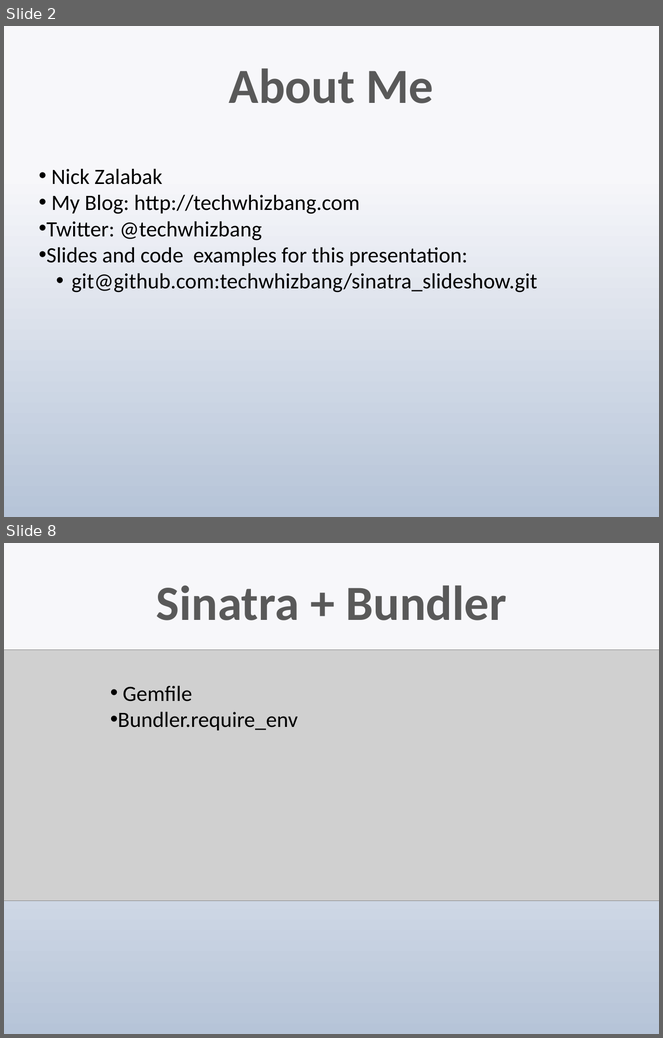
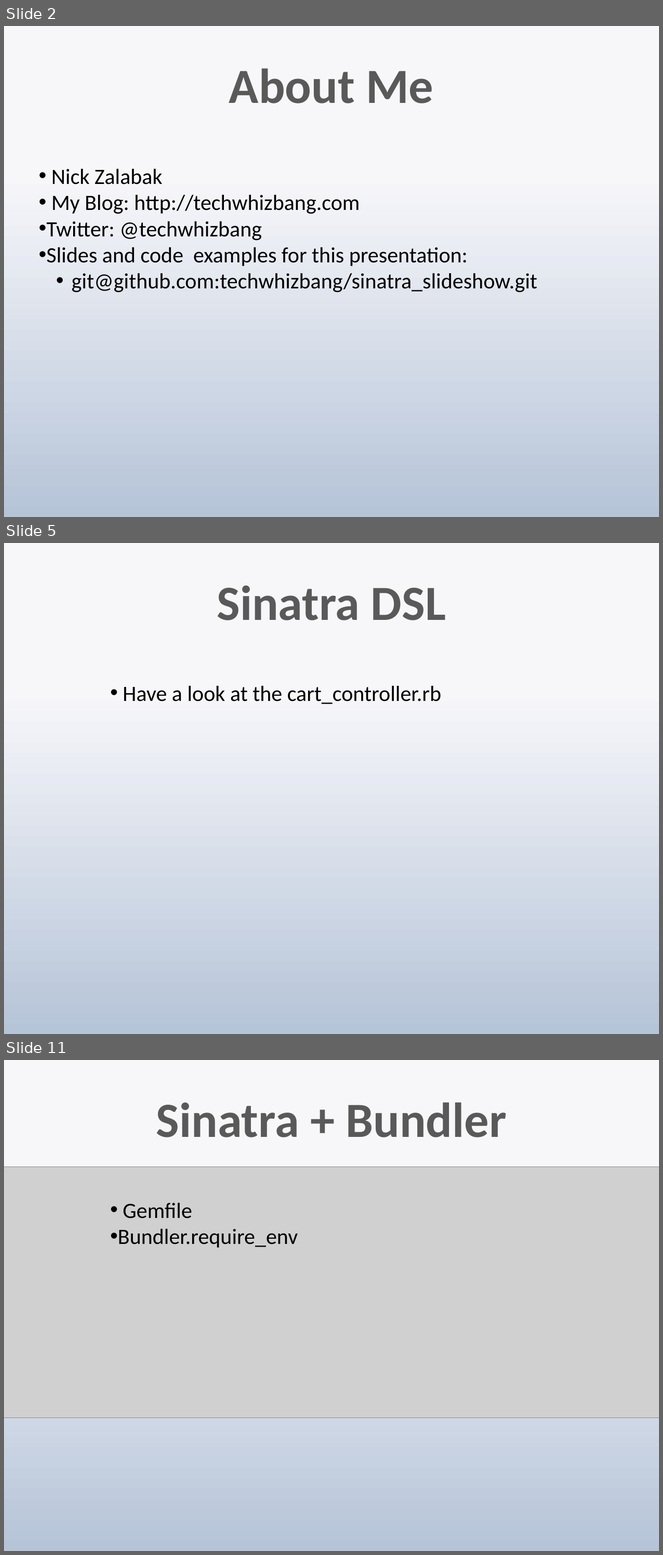
Before and after one commit to techwhizbang/sinatra_slideshow, a slide deck: sinatra.pptx. Shown one above the other, each under a label of ours: slides 2 and 8 before the commit, slides 2, 5 and 11 after it; the slides between them are not shown. The pictures are 663x1038 and 663x1555 pixels, drawn with LibreOffice and Linux fonts; fonts in the diff are those of the drawing; grey boxes stand for pictures. Boxes give left, top, right and bottom in pixels: in the first picture for what was removed or moved away, otherwise in the second. Text is boxed around its words. In the diff, an @@ line names an element or a change of style, - is before the commit and + after.

```diff
--- a/sinatra.pptx
+++ b/sinatra.pptx
@@ slide 5 added at <box>4,543,659,1034</box>, background gradient #F7F9FB to #B7C6D9 @@
@@ title added at <box>217,585,446,620</box>, 54 pt, text gradient #595959 to #262626, bold @@
+Sinatra DSL
@@ text added at <box>123,685,441,704</box>, 24 pt, text #000000 @@
+• Have a look at the cart_controller.rb
@@ what was slide 8 is now slide 11 @@
```
Also in this commit, not shown: 5 slides changed, 5 other slides added, 2 slides removed.
